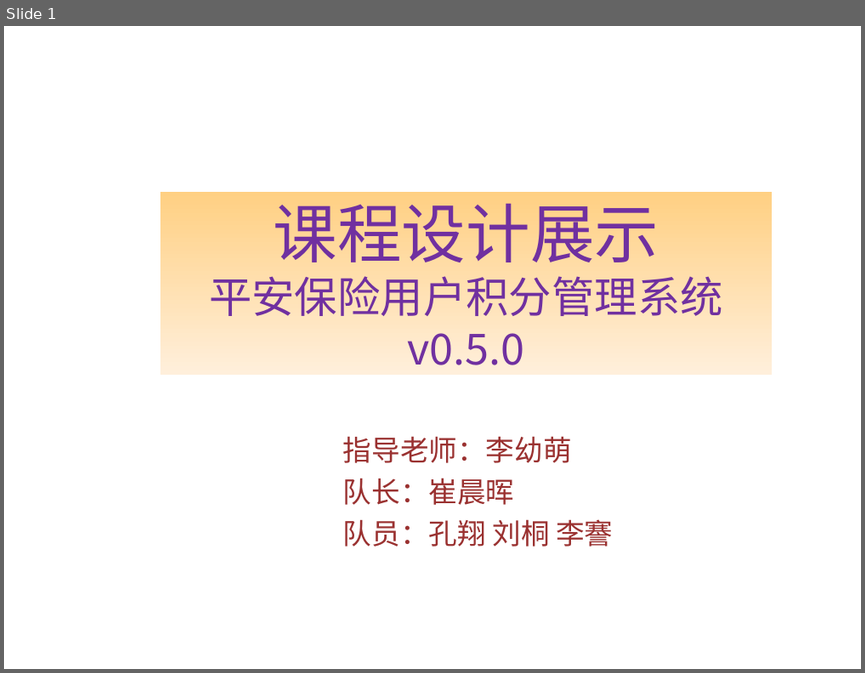
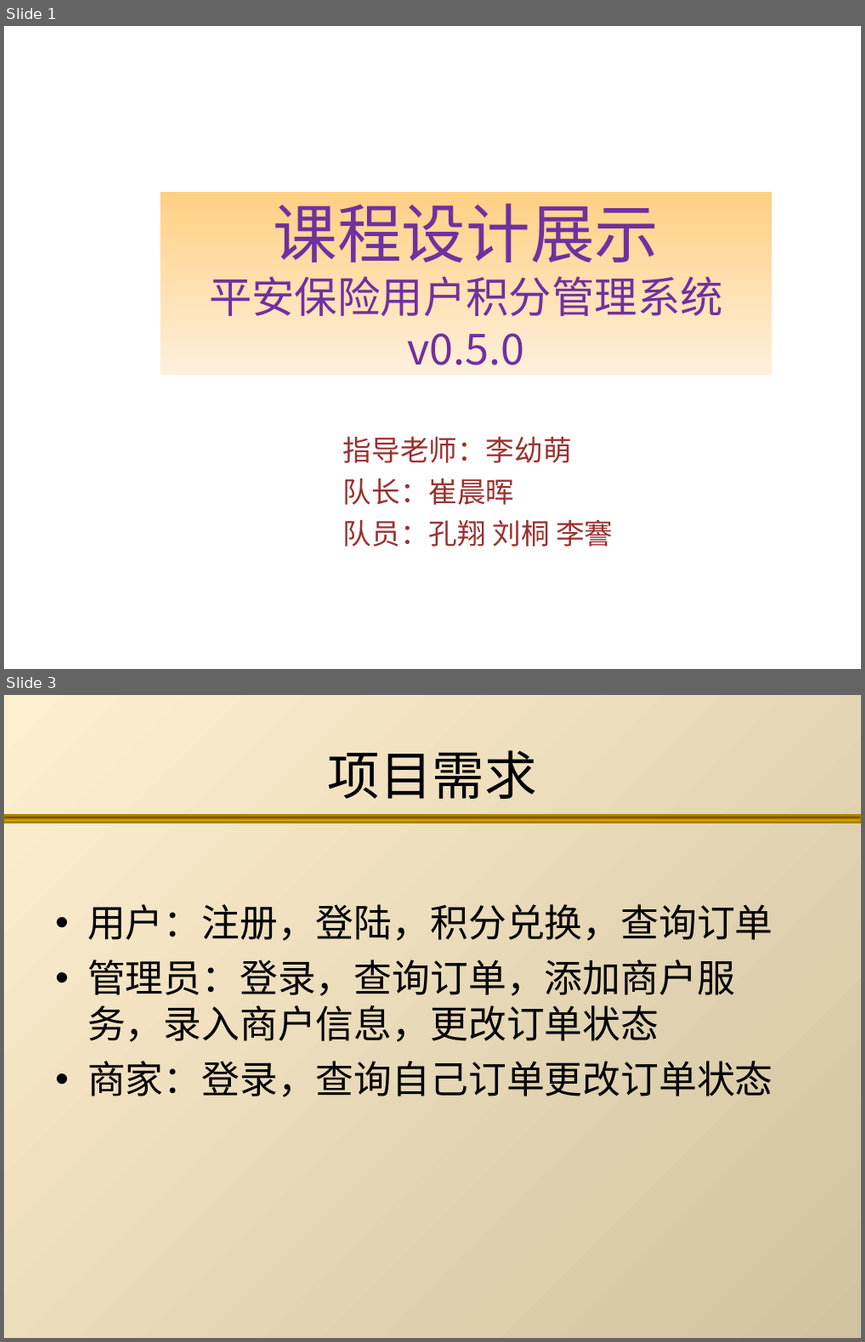
Before and after one commit to TJSS/CreditManage, a slide deck: 文档/积分管理.ppt. Shown one above the other, each under a label of ours: slide 1 before the commit, slides 1 and 3 after it; the slides between them are not shown. The pictures are 865x673 and 865x1342 pixels, drawn with LibreOffice and Linux fonts; fonts in the diff are those of the drawing; background and template pictures are left out. Boxes give left, top, right and bottom in pixels: in the first picture for what was removed or moved away, otherwise in the second. Text is boxed around its words. In the diff, an @@ line names an element or a change of style, - is before the commit and + after.

```diff
--- a/文档/积分管理.ppt
+++ b/文档/积分管理.ppt
@@ slide 3 added at [4,695,861,1338], background gradient #FFEFD1 to #D1C39F @@
@@ title added at [328,750,537,799], 44 pt, text #000000 @@
+项目需求
@@ rectangle added at [4,816,861,823], fill gradient #FFF200 to #4D0808, outline #B07E00 2.01 pt @@
@@ text added at [87,904,773,1097], 32 pt, text #000000 @@
+• 用户：注册，登陆，积分兑换，查询订单
+• 管理员：登录，查询订单，添加商户服务，录入商户信息，更改订单状态
+• 商家：登录，查询自己订单更改订单状态
```
Also in this commit, not shown: 1 slide changed, 13 other slides added, 1 slide removed.
